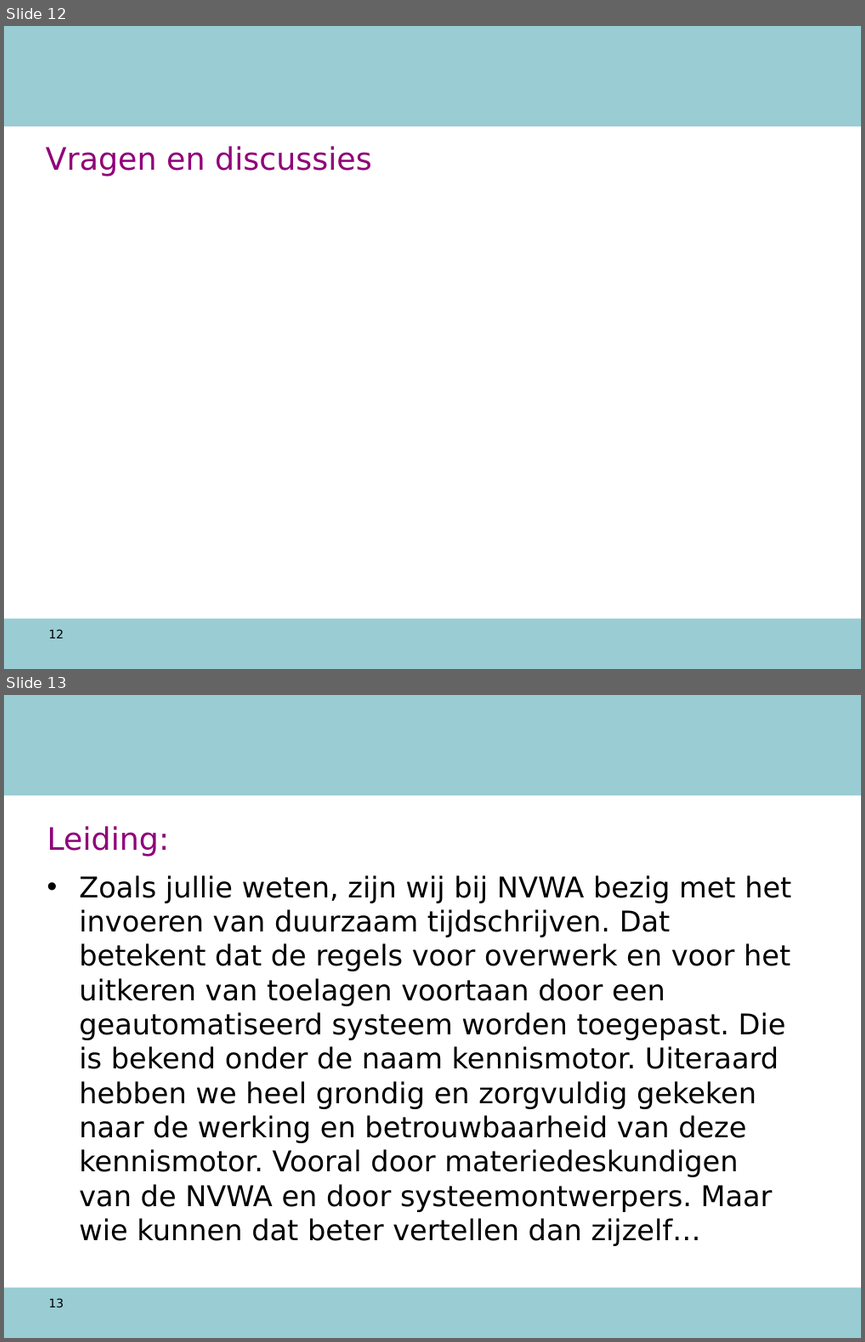
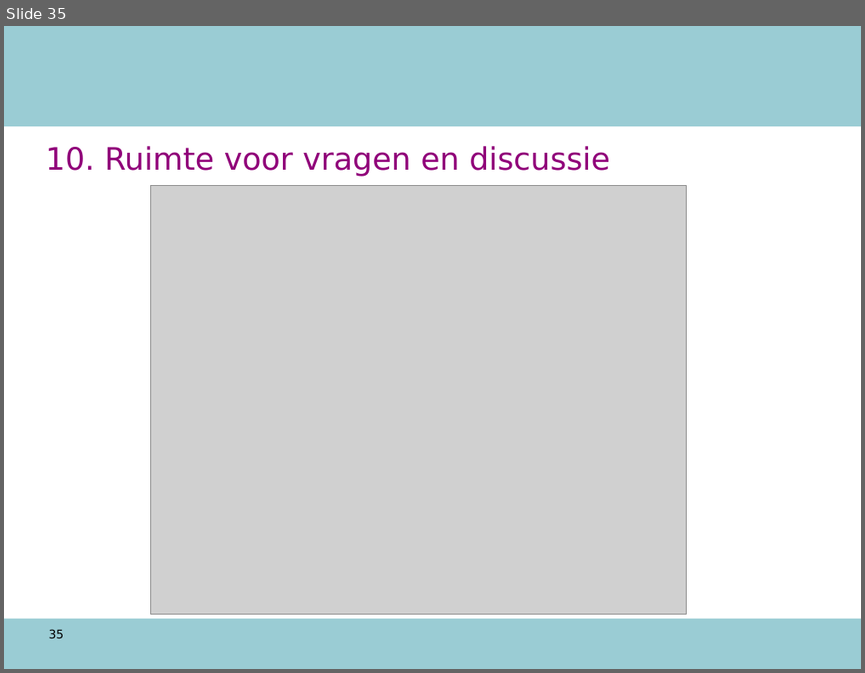
Before and after one commit to AmpersandTarski/ampersand-models, a slide deck: NVWA DTV/werkdocumenten/TO 12 augustus.ppt. Shown one above the other, each under a label of ours: slides 12 and 13 before the commit, slide 35 after it. The pictures are 865x1342 and 865x673 pixels, drawn with LibreOffice and Linux fonts; fonts in the diff are those of the drawing; grey boxes stand for pictures; background and template pictures are left out. Boxes give left, top, right and bottom in pixels: in the first picture for what was removed or moved away, otherwise in the second. Text is boxed around its words. In the diff, an @@ line names an element or a change of style, - is before the commit and + after.

Commit message:
vertaalbaar maken t.b.v. gegevensmodel NVWA

```diff
--- a/NVWA DTV/werkdocumenten/TO 12 augustus.ppt
+++ b/NVWA DTV/werkdocumenten/TO 12 augustus.ppt
@@ slide 13 removed at bbox=[4, 695, 861, 1338], background #FFFFFF; not listed: 2 template elements that a slide beside it also shows @@
@@ title removed at bbox=[47, 826, 170, 856] @@
-Leiding:
@@ text removed at bbox=[79, 875, 791, 1246] @@
-• Zoals jullie weten, zijn wij bij NVWA bezig met het invoeren van duurzaam tijdschrijven. Dat betekent dat de regels voor overwerk en voor het uitkeren van toelagen voortaan door een geautomatiseerd systeem worden toegepast. Die is bekend onder de naam kennismotor. Uiteraard hebben we heel grondig en zorgvuldig gekeken naar de werking en betrouwbaarheid van deze kennismotor. Vooral door materiedeskundigen van de NVWA en door systeemontwerpers. Maar wie kunnen dat beter vertellen dan zijzelf…
@@ page number removed at bbox=[49, 1298, 64, 1307] @@
-13
@@ what was slide 12 is now slide 35 @@
@@ slide 35 changed as well @@
@@ title at bbox=[46, 146, 610, 176]: text changed @@
-Vragen en discussies
+10. Ruimte voor vragen en discussie
@@ picture added at bbox=[151, 185, 686, 613] @@
@@ page number at bbox=[49, 629, 64, 638]: text changed @@
-12
+35
```
Also in this commit, not shown: 11 other slides changed, 23 slides added, 5 other slides removed, 4 other files.
